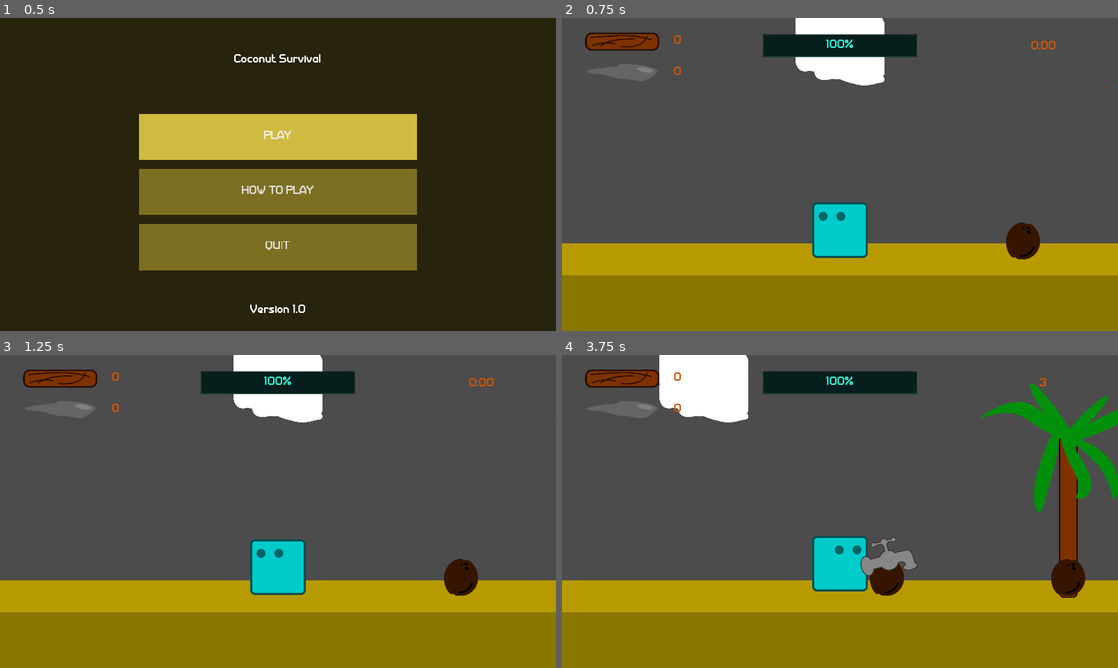
Above: before the commit, frames 1-4 (two rows, left to right).
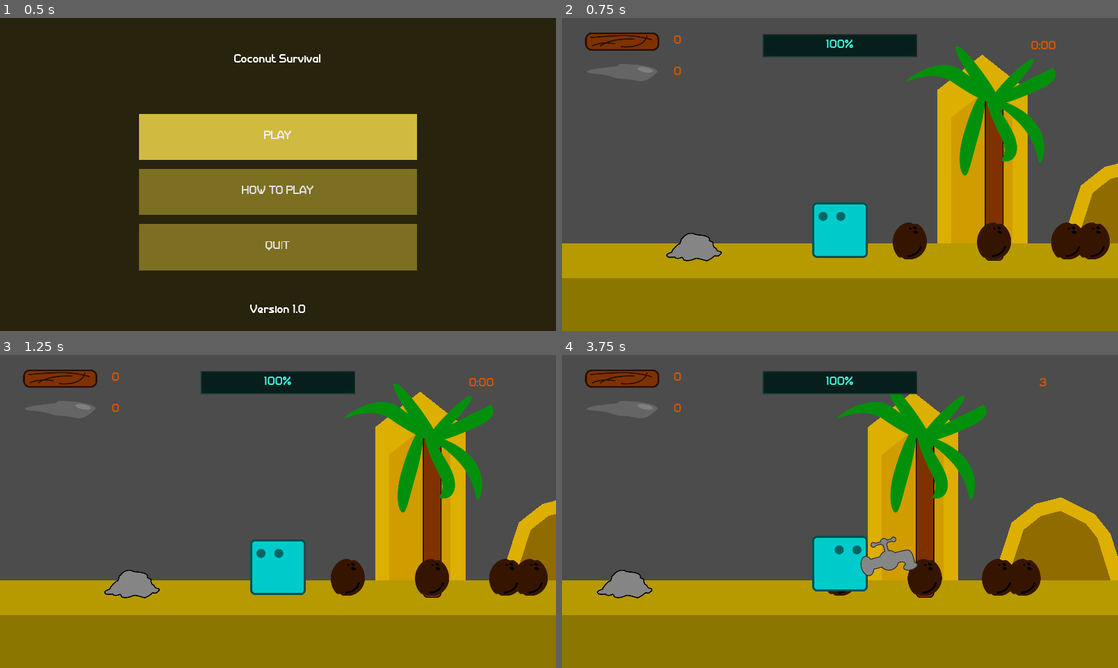
Above: after the commit, the same moments.

Repository: AlixBarreaux/coconut-survival
Game: Godot game, scene res://GUI/Main Menu/MainMenu.tscn
Same seed, same stepped clock (60 frames per second), same inputs: the game is played once before the commit and once after it. Sound files missing from this copy of the repository are replaced by a short silence.
Inputs:
- Up to frame 1 (0.5 s): no input
- Up to frame 2 (0.75 s): click "PLAY" at 0.5 s
- Up to frame 3 (1.25 s): no input
- Up to frame 4 (3.75 s): tap Enter at 1.25 s; hold D (move_right) 1.28-2.03 s; tap Space (attack) at 1.35, 2.75, 3.6 s; hold Q (move_left) 2.03-2.78 s; tap A (build_spike) at 2.1 s; hold D (move_right) from 2.78 s (still down); tap E (build_wall) at 2.85 s

Frame 1 is identical in both runs. In frame 2, 17% of the frame differs, in the area x 0-100%, y 0-84%; in frame 3, 17%; in frame 4, 23%.

Commit message:
Improve main scenes decors and move the boundaries a tiny bit towards the inside of the map

Diff:
--- a/Main.tscn
+++ b/Main.tscn
@@ -11,10 +11,10 @@
 [ext_resource path="res://Main.gd" type="Script" id=9]
 
 [sub_resource type="RectangleShape2D" id=1]
-extents = Vector2( 10000, 10 )
+extents = Vector2( 10000, 28 )
 
 [sub_resource type="RectangleShape2D" id=2]
-extents = Vector2( 10, 500 )
+extents = Vector2( 156, 2667 )
 
 [node name="Main" type="Node"]
 script = ExtResource( 9 )
@@ -22,35 +22,109 @@
 "_edit_horizontal_guides_": [  ]
 }
 
-[node name="ColorRect" type="ColorRect" parent="."]
-anchor_right = 1.0
-anchor_bottom = 1.0
-margin_left = -15100.0
-margin_top = -60.0
-margin_right = 12724.0
-margin_bottom = -59.9999
-color = Color( 0.717647, 0.607843, 0, 1 )
+[node name="Sky" type="Node2D" parent="."]
+script = ExtResource( 5 )
+
+[node name="Decor" type="Node2D" parent="."]
+
+[node name="EnemySpawnHouse" type="Node2D" parent="Decor"]
+self_modulate = Color( 0.866667, 0.690196, 0, 1 )
+position = Vector2( 11094, 0 )
 __meta__ = {
-"_edit_use_anchors_": false
+"_editor_description_": ""
 }
 
-[node name="ColorRect2" type="ColorRect" parent="."]
-anchor_right = 1.0
-anchor_bottom = 1.0
-margin_left = -15100.0
-margin_top = 51.0
-margin_right = 12724.0
-margin_bottom = 1949.0
+[node name="Polygon2D" type="Polygon2D" parent="Decor/EnemySpawnHouse"]
+self_modulate = Color( 0.866667, 0.690196, 0, 1 )
+position = Vector2( -738.598, -202.217 )
+scale = Vector2( 1.10069, 1.10069 )
+offset = Vector2( -293.872, 269.654 )
+polygon = PoolVector2Array( -257.859, -65.0385, -173.82, -322.026, -99.5254, -380.487, -19.1416, -401.192, 88.0381, -347.603, 136.756, -286.705, 206.18, -65.0385 )
+__meta__ = {
+"_editor_description_": ""
+}
+
+[node name="Polygon2D2" type="Polygon2D" parent="Decor/EnemySpawnHouse"]
+self_modulate = Color( 0.568627, 0.427451, 0, 1 )
+position = Vector2( -828, -192 )
+scale = Vector2( 0.821053, 0.821053 )
+offset = Vector2( -293.872, 269.654 )
+polygon = PoolVector2Array( -257.859, -65.0385, -173.82, -322.026, -99.5254, -380.487, -19.1416, -401.192, 88.0381, -347.603, 136.756, -286.705, 206.18, -65.0385 )
+__meta__ = {
+"_editor_description_": ""
+}
+
+[node name="MapBoundaries" type="Node2D" parent="Decor"]
+
+[node name="PilarLeft" type="Node2D" parent="Decor/MapBoundaries"]
+self_modulate = Color( 0.866667, 0.690196, 0, 1 )
+position = Vector2( -9500, 80 )
+__meta__ = {
+"_editor_description_": ""
+}
+
+[node name="Polygon2D" type="Polygon2D" parent="Decor/MapBoundaries/PilarLeft"]
+self_modulate = Color( 0.866667, 0.690196, 0, 1 )
+position = Vector2( 1485.28, 201 )
+scale = Vector2( 0.821053, 0.821053 )
+offset = Vector2( -1809, -209 )
+polygon = PoolVector2Array( -190, -60, -190, -850, 0, -1000, 190, -850, 190, -60 )
+__meta__ = {
+"_editor_description_": ""
+}
+
+[node name="Polygon2D2" type="Polygon2D" parent="Decor/MapBoundaries/PilarLeft"]
+self_modulate = Color( 0.819608, 0.615686, 0, 1 )
+position = Vector2( 1008.51, 17 )
+scale = Vector2( 0.558067, 0.558067 )
+offset = Vector2( -1809, -209 )
+polygon = PoolVector2Array( -190, -60, -190, -850, 0, -1000, 190, -850, 190, -60 )
+__meta__ = {
+"_editor_description_": ""
+}
+
+[node name="PilarRight" type="Node2D" parent="Decor/MapBoundaries"]
+self_modulate = Color( 0.866667, 0.690196, 0, 1 )
+position = Vector2( 9500, 80 )
+__meta__ = {
+"_editor_description_": ""
+}
+
+[node name="Polygon2D" type="Polygon2D" parent="Decor/MapBoundaries/PilarRight"]
+self_modulate = Color( 0.866667, 0.690196, 0, 1 )
+position = Vector2( 1485.28, 201 )
+scale = Vector2( 0.821053, 0.821053 )
+offset = Vector2( -1809, -209 )
+polygon = PoolVector2Array( -190, -60, -190, -850, 0, -1000, 190, -850, 190, -60 )
+__meta__ = {
+"_editor_description_": ""
+}
+
+[node name="Polygon2D2" type="Polygon2D" parent="Decor/MapBoundaries/PilarRight"]
+self_modulate = Color( 0.819608, 0.615686, 0, 1 )
+position = Vector2( 1008.51, 17 )
+scale = Vector2( 0.558067, 0.558067 )
+offset = Vector2( -1809, -209 )
+polygon = PoolVector2Array( -190, -60, -190, -850, 0, -1000, 190, -850, 190, -60 )
+__meta__ = {
+"_editor_description_": ""
+}
+
+[node name="Ground" type="Node2D" parent="Decor"]
+position = Vector2( 9700, 80 )
+
+[node name="Surface" type="Polygon2D" parent="Decor/Ground"]
+position = Vector2( -9700, -80 )
+color = Color( 0.717647, 0.607843, 0, 1 )
+polygon = PoolVector2Array( -15100, -60, 15100, -60, 15100, 60, -15100, 60 )
+
+[node name="Underground" type="Polygon2D" parent="Decor/Ground"]
+position = Vector2( -9700, -80 )
 color = Color( 0.54902, 0.466667, 0, 1 )
-__meta__ = {
-"_edit_use_anchors_": false
-}
+polygon = PoolVector2Array( -15100, 60, 15100, 60, 15100, 3000, -15100, 3000 )
 
 [node name="GameOverMenu" parent="." instance=ExtResource( 6 )]
 visible = false
-
-[node name="Sky" type="Node" parent="."]
-script = ExtResource( 5 )
 
 [node name="World" type="Node2D" parent="."]
 script = ExtResource( 3 )
@@ -69,6 +143,7 @@
 [node name="Players" type="Node" parent="World/Creatures"]
 
 [node name="Player" parent="World/Creatures/Players" instance=ExtResource( 2 )]
+position = Vector2( 9009, 0 )
 collision_mask = 9
 
 [node name="Enemies" type="Node" parent="World/Creatures"]
@@ -78,29 +153,30 @@
 
 [node name="EnemySpawnTimer" parent="." instance=ExtResource( 7 )]
 
-[node name="Boundaries" type="Node" parent="."]
+[node name="BoundariesCollisions" type="Node2D" parent="."]
 
-[node name="Ground" type="StaticBody2D" parent="Boundaries"]
+[node name="Ground" type="StaticBody2D" parent="BoundariesCollisions"]
 collision_layer = 8
 collision_mask = 4
 
-[node name="CollisionShape2D" type="CollisionShape2D" parent="Boundaries/Ground"]
+[node name="CollisionShape2D" type="CollisionShape2D" parent="BoundariesCollisions/Ground"]
+position = Vector2( 0, 18 )
 shape = SubResource( 1 )
 
-[node name="LeftEdge" type="StaticBody2D" parent="Boundaries"]
-position = Vector2( -9700, 0 )
+[node name="LeftEdge" type="StaticBody2D" parent="BoundariesCollisions"]
+position = Vector2( -9500, 0 )
 collision_layer = 16
 collision_mask = 32
 
-[node name="CollisionShape2D" type="CollisionShape2D" parent="Boundaries/LeftEdge"]
+[node name="CollisionShape2D" type="CollisionShape2D" parent="BoundariesCollisions/LeftEdge"]
 shape = SubResource( 2 )
 
-[node name="RightEdge" type="StaticBody2D" parent="Boundaries"]
-position = Vector2( 9700, 0 )
+[node name="RightEdge" type="StaticBody2D" parent="BoundariesCollisions"]
+position = Vector2( 9500, 0 )
 collision_layer = 16
 collision_mask = 32
 
-[node name="CollisionShape2D" type="CollisionShape2D" parent="Boundaries/RightEdge"]
+[node name="CollisionShape2D" type="CollisionShape2D" parent="BoundariesCollisions/RightEdge"]
 shape = SubResource( 2 )
 __meta__ = {
 "_editor_description_": ""
